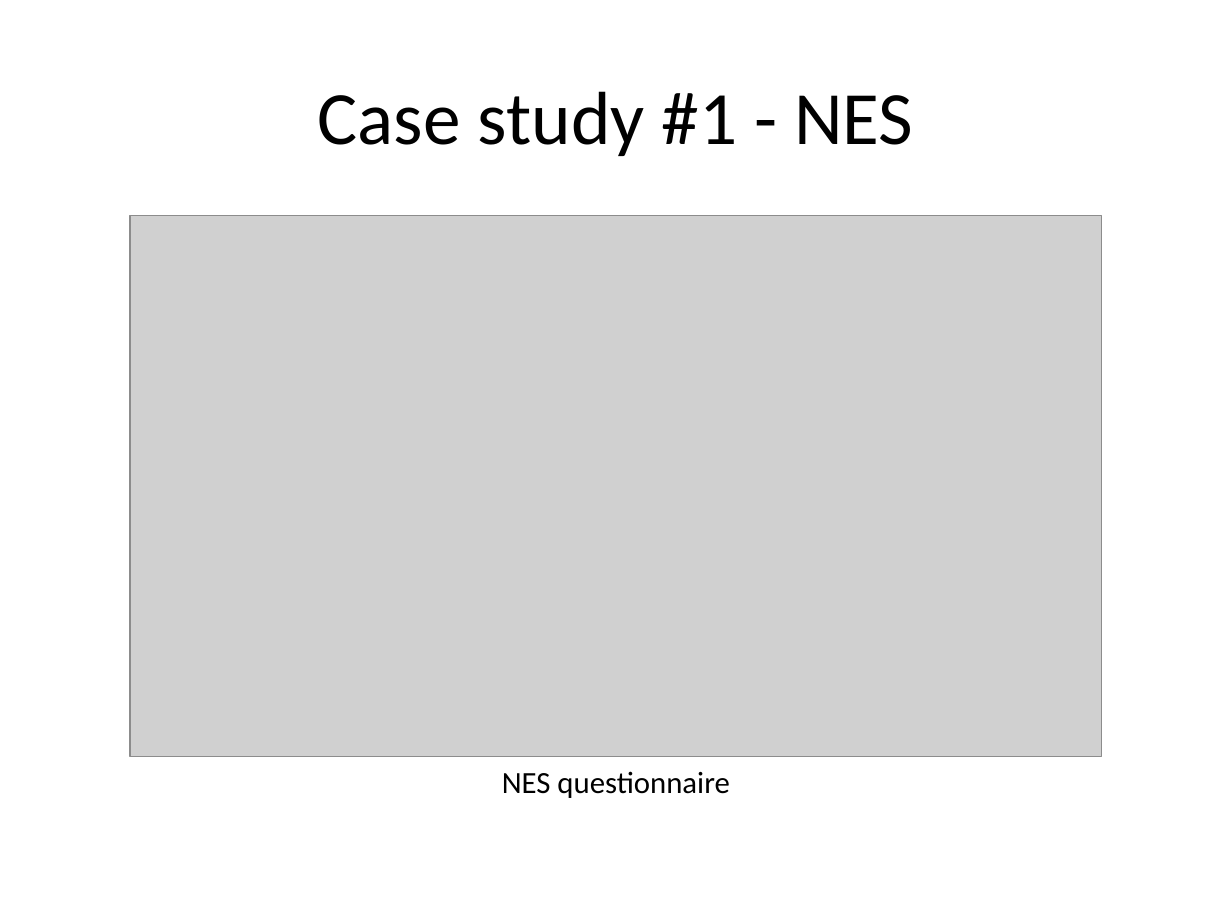
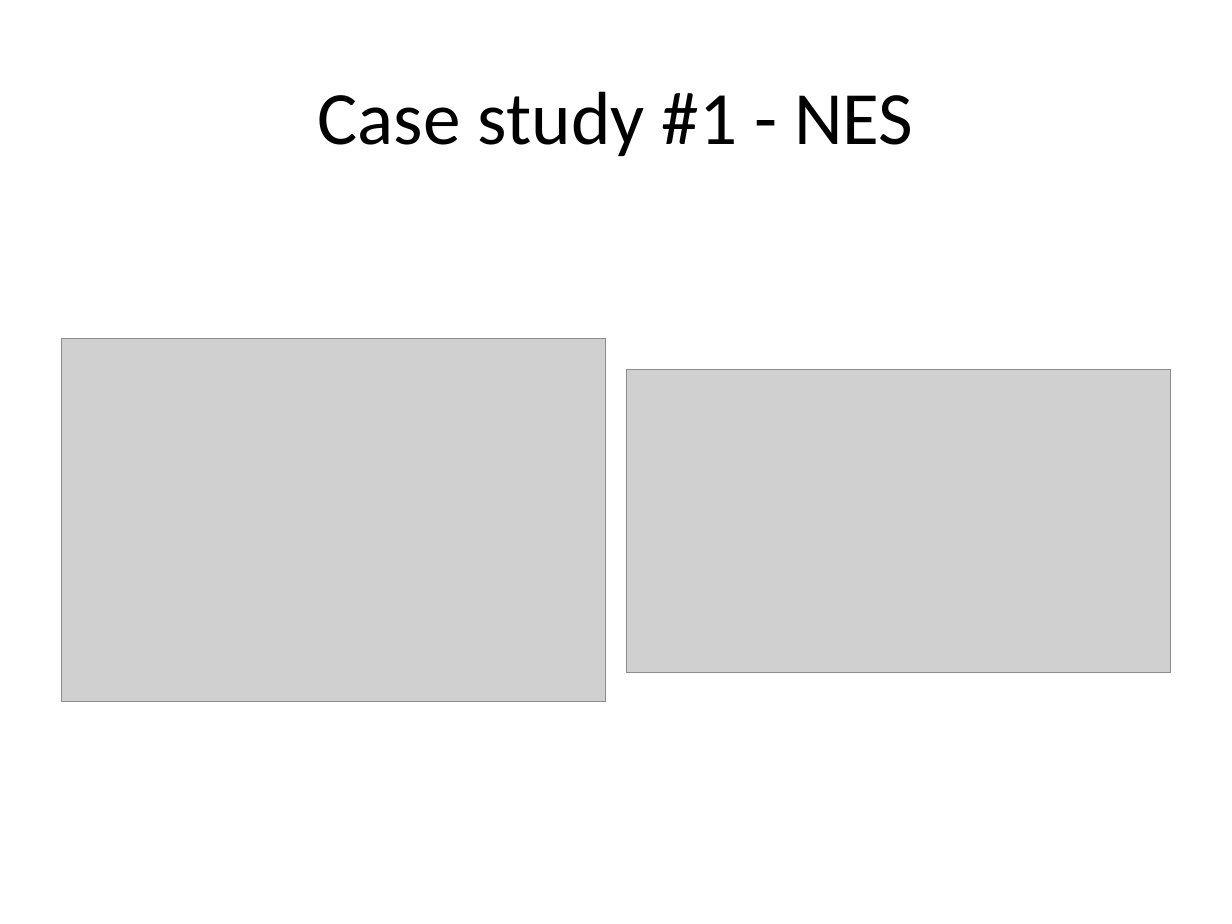
Before and after one commit to pmean/reliability-and-validity, a slide deck: slide 3 of src/rav.pptx (slide 6 before the commit). Drawn at 1232x924 pixels with LibreOffice and Linux fonts; fonts in the diff are those of the drawing; grey boxes stand for pictures. Boxes give left, top, right and bottom in pixels: in the first picture for what was removed or moved away, otherwise in the second. Text is boxed around its words. In the diff, an @@ line names an element or a change of style, - is before the commit and + after.

```diff
--- a/src/rav.pptx
+++ b/src/rav.pptx
@@ picture added at (62,339,606,701) @@
@@ picture: place and size @@
-picture at (131,216,1103,756)
+picture at (626,370,1170,673)
@@ text removed at (502,771,729,798) @@
-NES questionnaire
```
Also in this commit, not shown: 6 other slides changed, 4 slides added, 18 other files.
